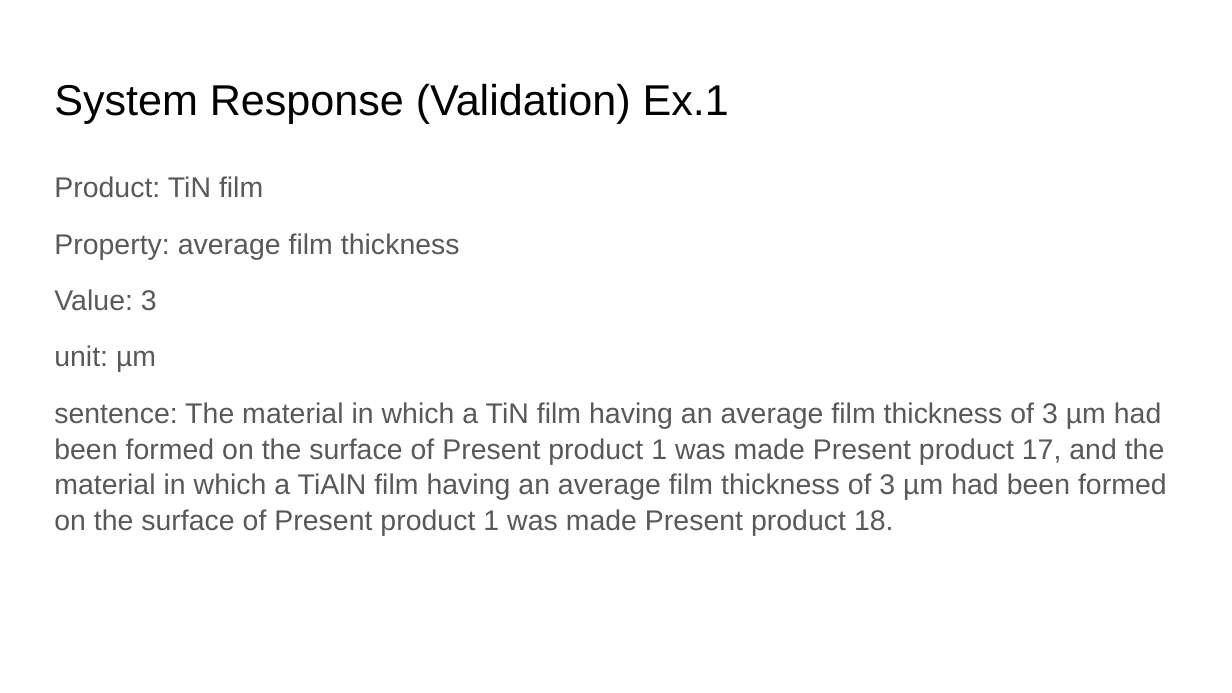
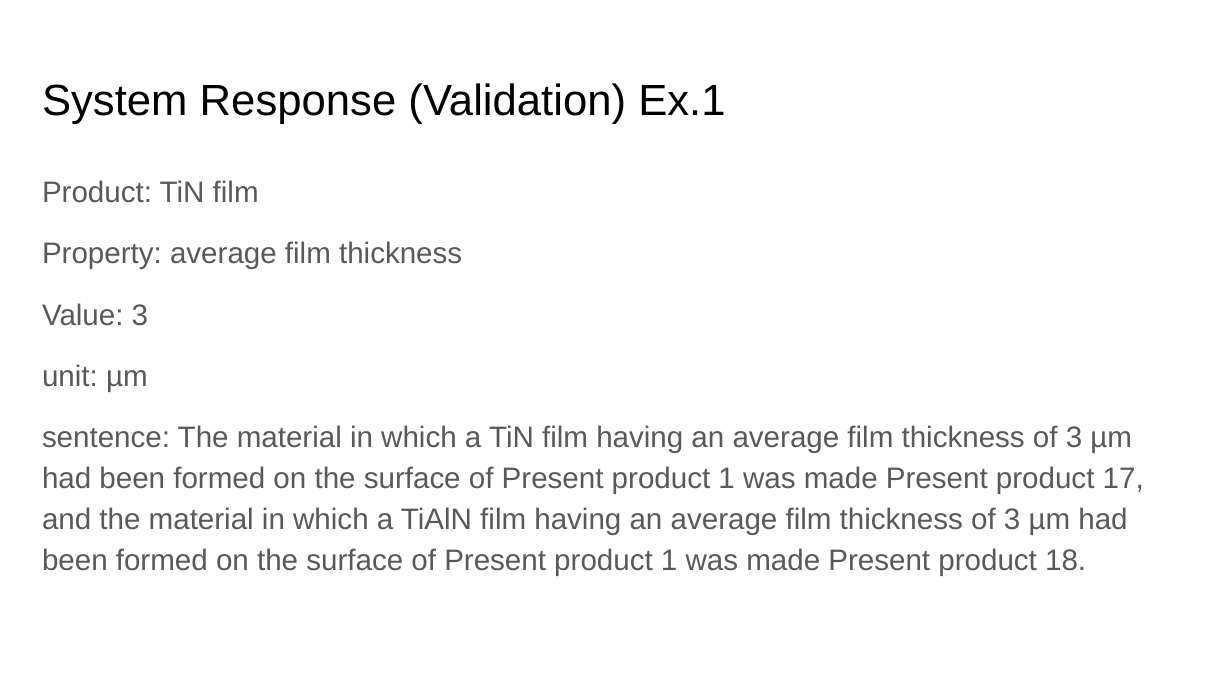
Before and after one commit to rizwanishaq/basf_challenge, a slide deck: slide 8 of Challenge-Patent Analysis.pptx. Drawn at 1232x693 pixels with LibreOffice and Linux fonts; fonts in the diff are those of the drawing. Boxes give left, top, right and bottom in pixels: in the first picture for what was removed or moved away, otherwise in the second. Text is boxed around its words. In the diff, an @@ line names an element or a change of style, - is before the commit and + after.

```diff
--- a/Challenge-Patent Analysis.pptx
+++ b/Challenge-Patent Analysis.pptx
@@ title "System Response (Validation) Ex.1" at bbox=[42, 83, 725, 124]: size 25.2 to 25.5 pt @@
@@ text "Product: TiN film" at bbox=[42, 180, 1144, 575]: size 16.6 to 17.3 pt; line spacing 1.05 to 1.15 @@
```
Also in this commit, not shown: 9 other slides changed.
